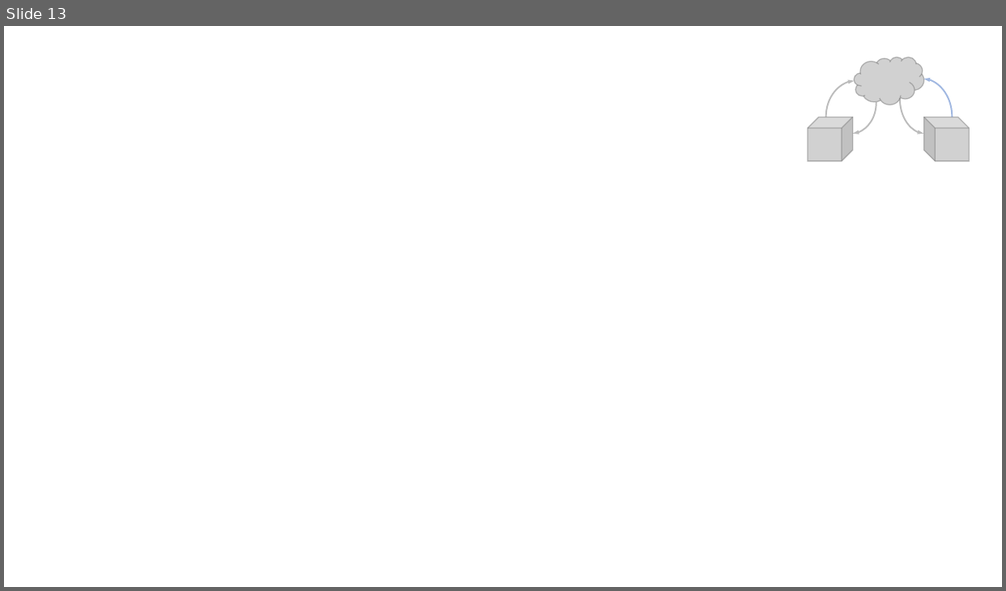
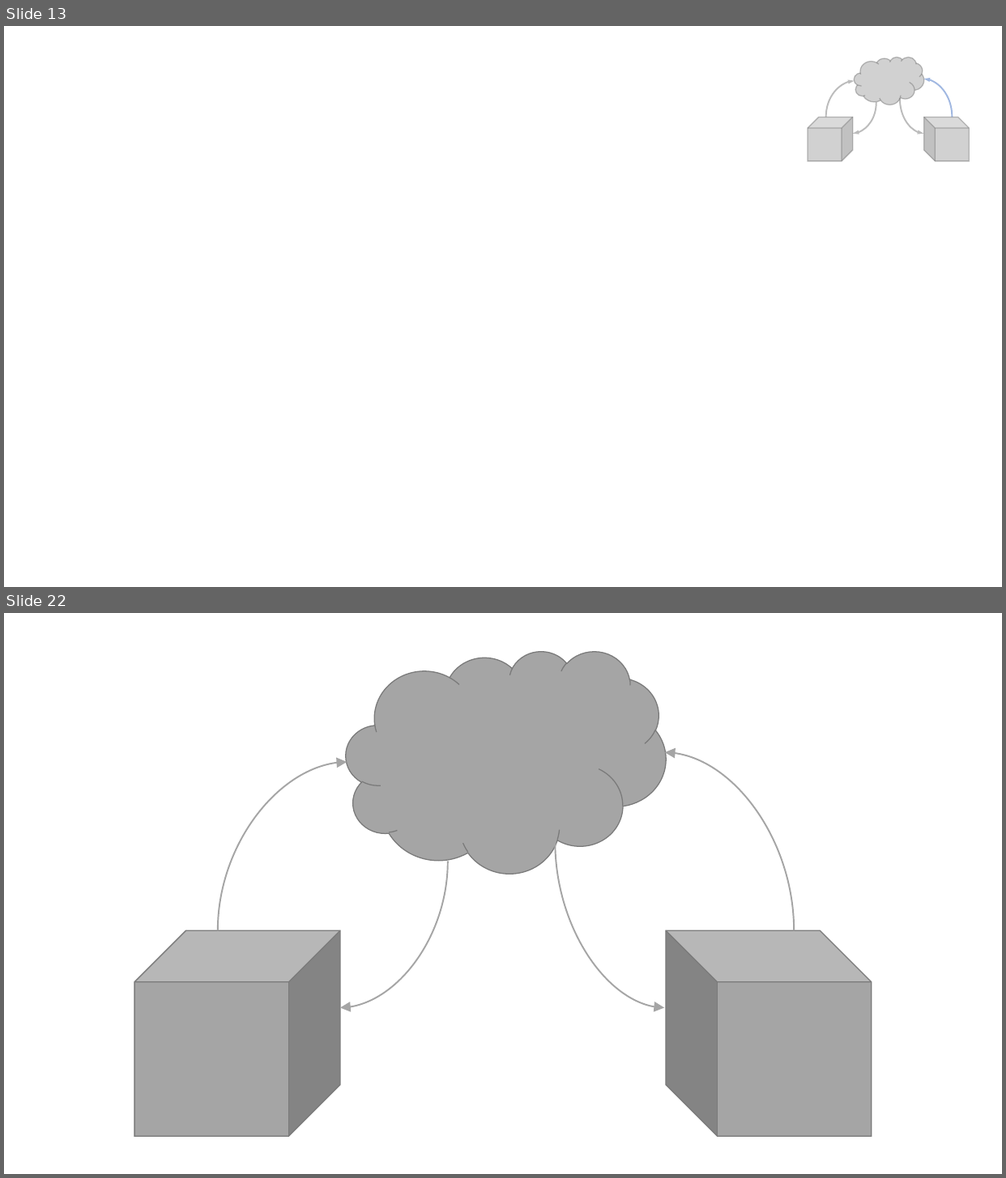
Before and after one commit to papsti/intro-to-github, a slide deck: figs/git-schema.pptx. Shown one above the other, each under a label of ours: slide 13 before the commit, slides 13 and 22 after it; the slides between them are not shown. The pictures are 1006x591 and 1006x1178 pixels, drawn with LibreOffice and Linux fonts; fonts in the diff are those of the drawing. Boxes give left, top, right and bottom in pixels: in the first picture for what was removed or moved away, otherwise in the second. Text is boxed around its words. In the diff, an @@ line names an element or a change of style, - is before the commit and + after.

```diff
--- a/figs/git-schema.pptx
+++ b/figs/git-schema.pptx
@@ slide 22 added at [4,613,1002,1174], background #FFFFFF @@
@@ cloud added at [346,651,666,874], fill #A5A5A5, outline #7A7A7A 1 pt @@
@@ curved arrow added from (794, 931) to (665, 752), #A5A5A5 1.5 pt @@
@@ curved arrow added from (218, 931) to (347, 762), #A5A5A5 1.5 pt @@
@@ curved arrow added from (555, 841) to (664, 1008), #A5A5A5 1.5 pt @@
@@ curved arrow added from (448, 862) to (340, 1008), #A5A5A5 1.5 pt @@
@@ cube added at [134,931,340,1137], fill #A5A5A5, outline #7A7A7A 1 pt @@
@@ cube added at [666,931,872,1137], fill #A5A5A5, outline #7A7A7A 1 pt @@
```
Also in this commit, not shown: 8 other slides added, 20 other files.
